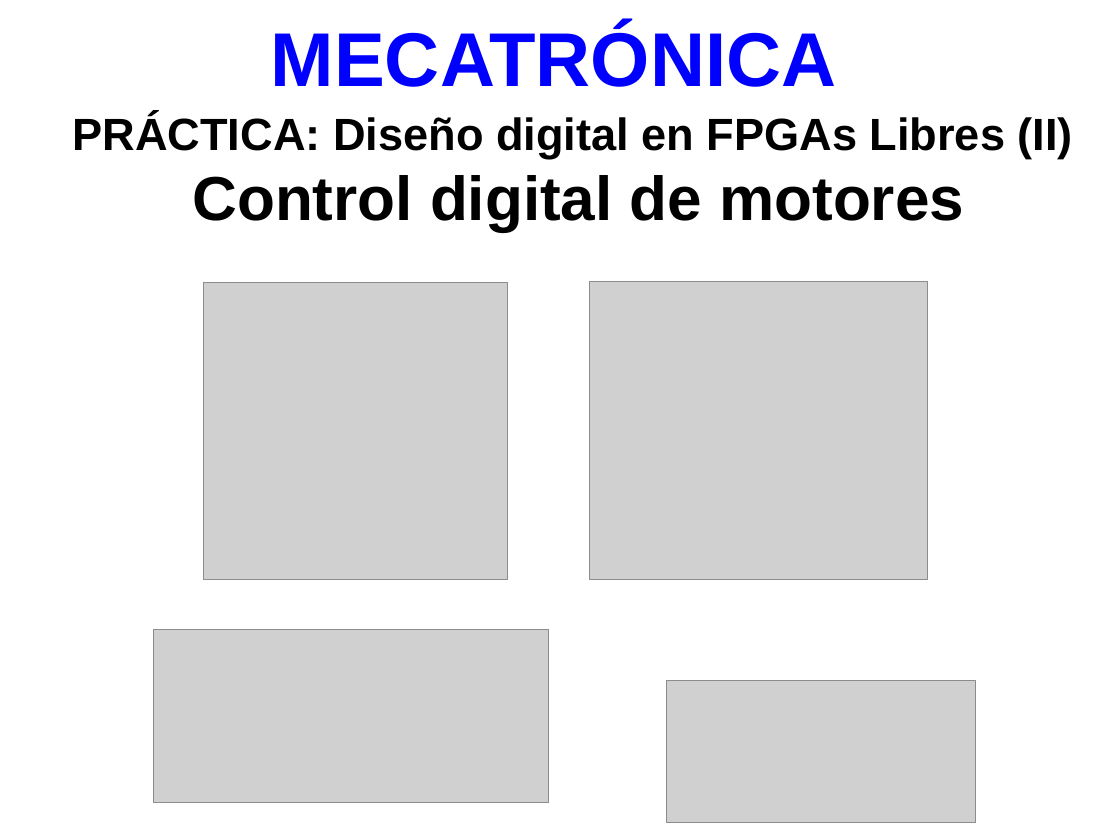
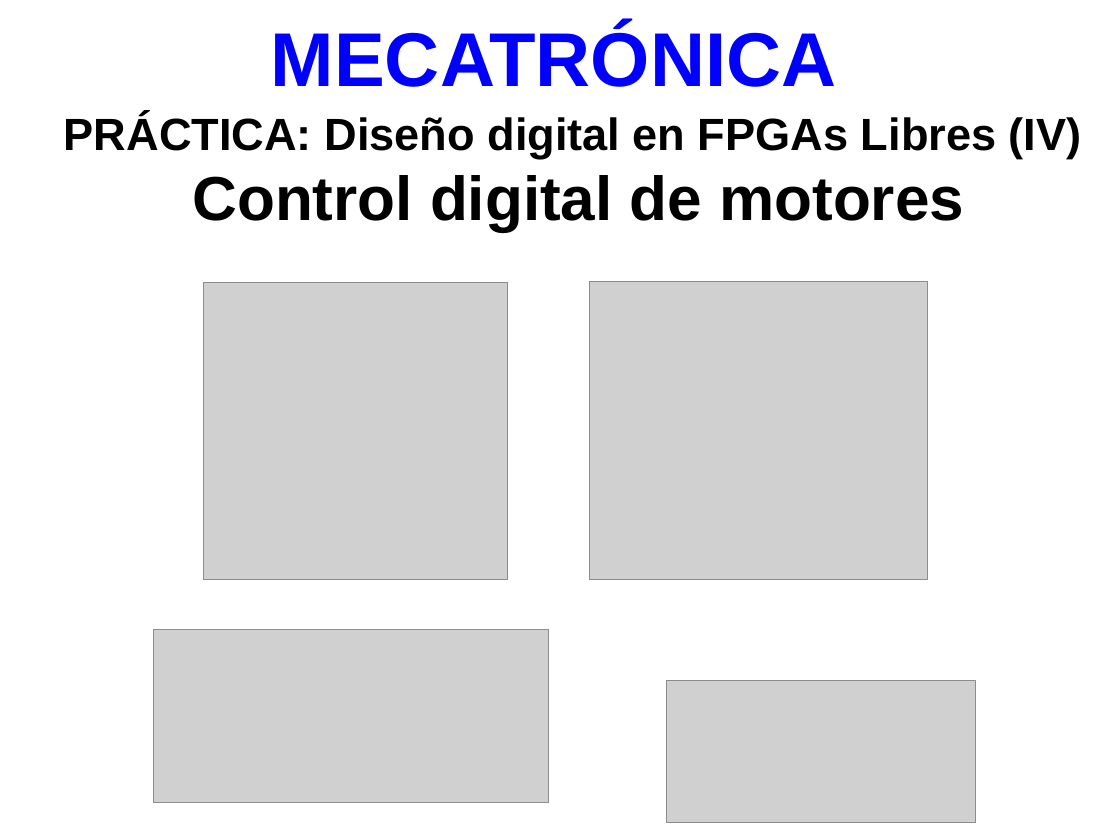
Before and after one commit to myTeachingURJC/Mecatronica, a slide deck: slide 1 of wiki/L08/Portada/Portada.odp. Drawn at 1120x840 pixels with LibreOffice and Linux fonts; fonts in the diff are those of the drawing; grey boxes stand for pictures. Boxes give left, top, right and bottom in pixels: in the first picture for what was removed or moved away, otherwise in the second. Text is boxed around its words. In the diff, an @@ line names an element or a change of style, - is before the commit and + after.

```diff
--- a/wiki/L08/Portada/Portada.odp
+++ b/wiki/L08/Portada/Portada.odp
@@ title at box(64, 114, 1082, 158): text changed @@
-PRÁCTICA: Diseño digital en FPGAs Libres (II)
+PRÁCTICA: Diseño digital en FPGAs Libres (IV)
```
Also in this commit, not shown: 1 other file.
